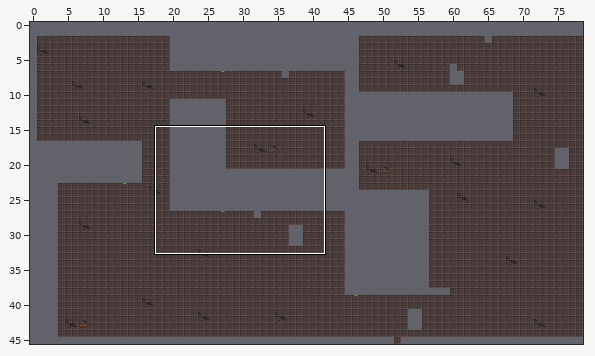
An edit to a level. Tiled map, resources/dungeon-01.tmx. The first picture is a wide view before the edit; the outline marks the close-up.
Close-up. Earlier state:
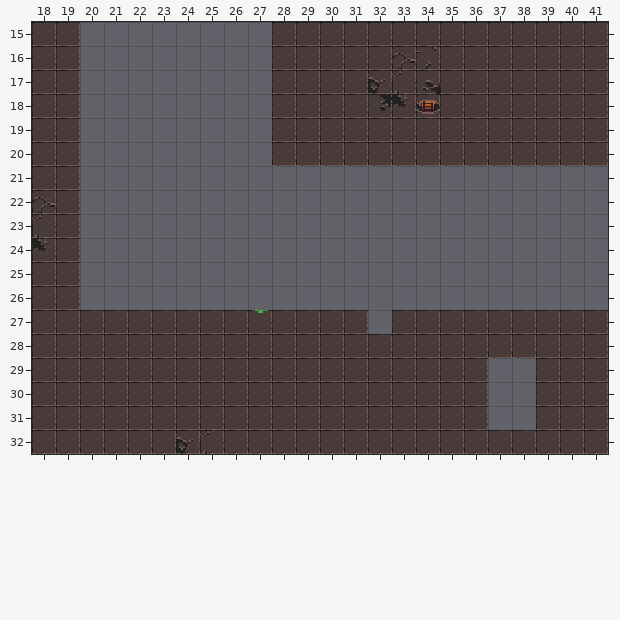
Cells are 16x16 px. Shown: x 18..41, y 15..32. The commit also changed other parts of the map, which this record leaves out.
The result:
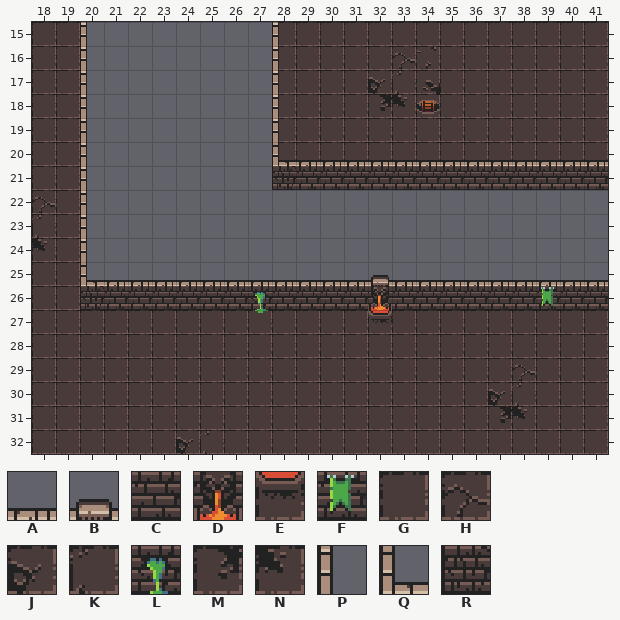
Key: from "dungeon": A 2, B 4, C 34, D 36, E 68, F 97, G 129, H 130, J 161, K 162, L 164, M 193, N 194, P 257, Q 290, R 322.
_ is an empty cell.
Tiles of an added or newly shown layer are drawn over the layers below it.
The edit:
Layer "Walls" (now shown):
The edit adds tile A in row 20 at x 29 to 41; in row 25 at x 21 to 31 and 33 to 41.
The edit adds tile B in row 25 at x 32.
The edit adds tile C in row 21 at x 29 to 41; in row 26 at x 21 to 26, 28 to 31, 33 to 38 and 40 to 41.
The edit adds tile D in row 26 at x 32.
The edit adds tile E in row 27 at x 32.
The edit adds tile F in row 26 at x 39.
The edit adds tile G in row 29 at x 37.
The edit adds tile H in row 29 at x 38.
The edit adds tile J in row 30 at x 37.
The edit adds tile K in row 30 at x 38.
The edit adds tile L in row 26 at x 27.
The edit adds tile M in row 31 at x 37.
The edit adds tile N in row 31 at x 38.
The edit adds tile P in rows 15 to 19 at x 20 and 28; in rows 20 to 24 at x 20.
The edit adds tile Q in row 20 at x 28; in row 25 at x 20.
The edit adds tile R in row 21 at x 28; in row 26 at x 20.
Boxes around the changes in both close-ups, in picture pixels (x1, y1, x2, y2):
added: (80, 22, 608, 334)
added: (488, 358, 536, 430)
